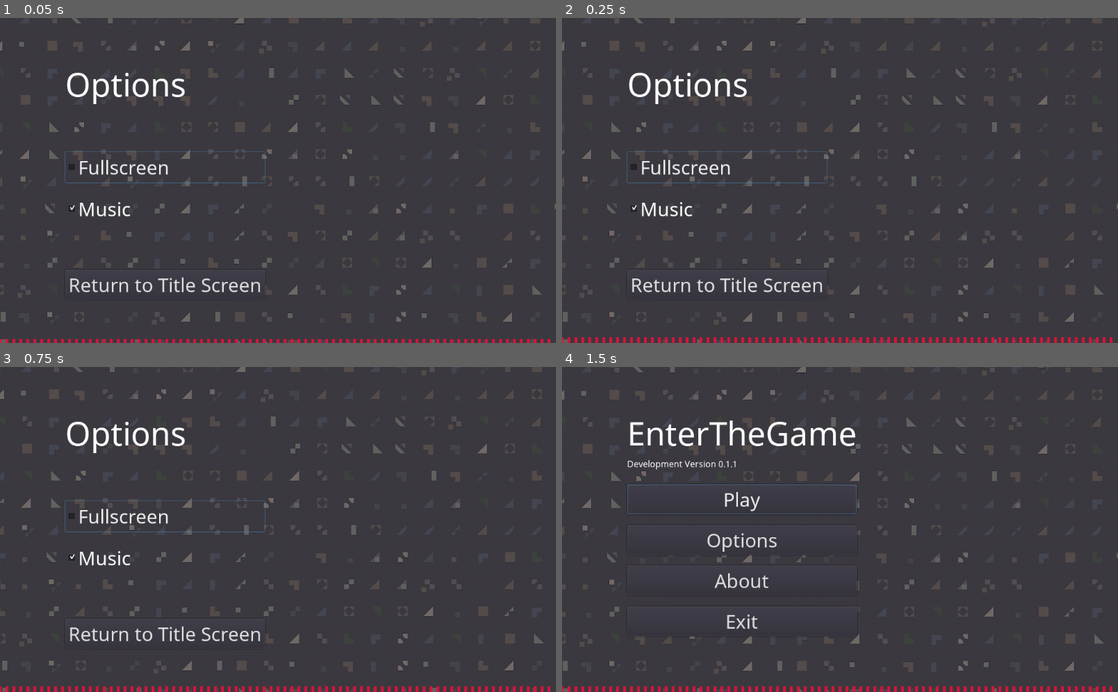
Above: before the commit, frames 1-4 (two rows, left to right).
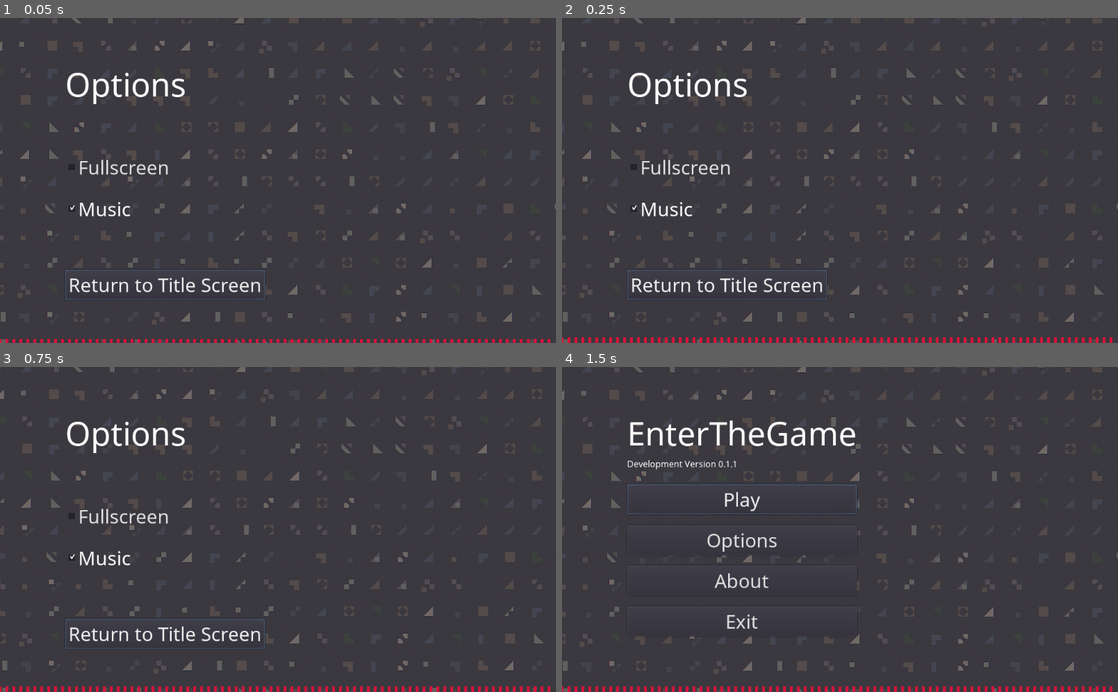
Above: after the commit, the same moments.

Repository: NuceSoftware/EnterTheGame
Game: Godot game, scene res://Scenes/optionsMenu.tscn
Two runs of this game, one before a commit and one after it. Both use one fixed random seed, a clock stepped at 60 frames per second and the inputs below. This scene is started directly instead of the project's main scene. The engine's default icon, where the game draws it, is replaced by a stand-in: a white triangle on a blue panel in a dark square.
Inputs (mouse positions are in pixels of both pictures, inside the frame that each line leads up to):
- Up to frame 1 (0.05 s): no input
- Up to frame 2 (0.25 s): no input
- Up to frame 3 (0.75 s): move the mouse to (400, 513) at 0.52 s; hold Right (ui_right) from 0.53 s (still down); hold Shift (sprint) from 0.53 s (still down)
- Up to frame 4 (1.5 s): release Right (ui_right) at 1.25 s; release Shift (sprint) at 1.25 s; click "Return to Title Screen" at 1.25 s

The runs differ from the first frame. In frame 1, 0.3% of the frame differs, in the area x 11-48%, y 41-87%; in frame 2, 0.3%; in frame 3, 0.3%; in frame 4, nothing differs.

Commit message:
Fix some bugs

Diff:
--- a/Scenes/pauseMenu.tscn
+++ b/Scenes/pauseMenu.tscn
@@ -16,6 +16,7 @@
 pause_mode = 2
 
 [node name="Pause" type="Control" parent="."]
+pause_mode = 2
 anchor_right = 1.0
 anchor_bottom = 1.0
 script = ExtResource( 1 )
@@ -24,6 +25,7 @@
 }
 
 [node name="Popup" type="Panel" parent="Pause"]
+pause_mode = 2
 anchor_right = 1.0
 anchor_bottom = 1.0
 __meta__ = {
@@ -31,6 +33,7 @@
 }
 
 [node name="MarginContainer" type="MarginContainer" parent="Pause/Popup"]
+pause_mode = 2
 anchor_right = 1.0
 anchor_bottom = 1.0
 custom_constants/margin_right = 120
@@ -42,6 +45,7 @@
 }
 
 [node name="HBoxContainer" type="HBoxContainer" parent="Pause/Popup/MarginContainer"]
+pause_mode = 2
 margin_left = 120.0
 margin_top = 80.0
 margin_right = 904.0
@@ -52,6 +56,7 @@
 }
 
 [node name="VBoxContainer" type="VBoxContainer" parent="Pause/Popup/MarginContainer/HBoxContainer"]
+pause_mode = 2
 margin_left = 208.0
 margin_right = 576.0
 margin_bottom = 440.0
@@ -67,6 +72,7 @@
 }
 
 [node name="MenuOptions" type="VBoxContainer" parent="Pause/Popup/MarginContainer/HBoxContainer/VBoxContainer"]
+pause_mode = 2
 margin_top = 87.0
 margin_right = 368.0
 margin_bottom = 440.0
@@ -84,6 +90,7 @@
 script = ExtResource( 3 )
 
 [node name="Button2" type="Button" parent="Pause/Popup/MarginContainer/HBoxContainer/VBoxContainer/MenuOptions"]
+pause_mode = 2
 margin_top = 186.0
 margin_right = 368.0
 margin_bottom = 241.0
--- a/Scripts/UI/returnToTitle.gd
+++ b/Scripts/UI/returnToTitle.gd
@@ -1,8 +1,7 @@
 extends Button
 
-# Couldn't set z index with GUI so I'm doing this
 func _ready():
-	set("z", 2)
+	grab_focus()
 
 # Called when the button attached to this script is pressed
 func _pressed():
